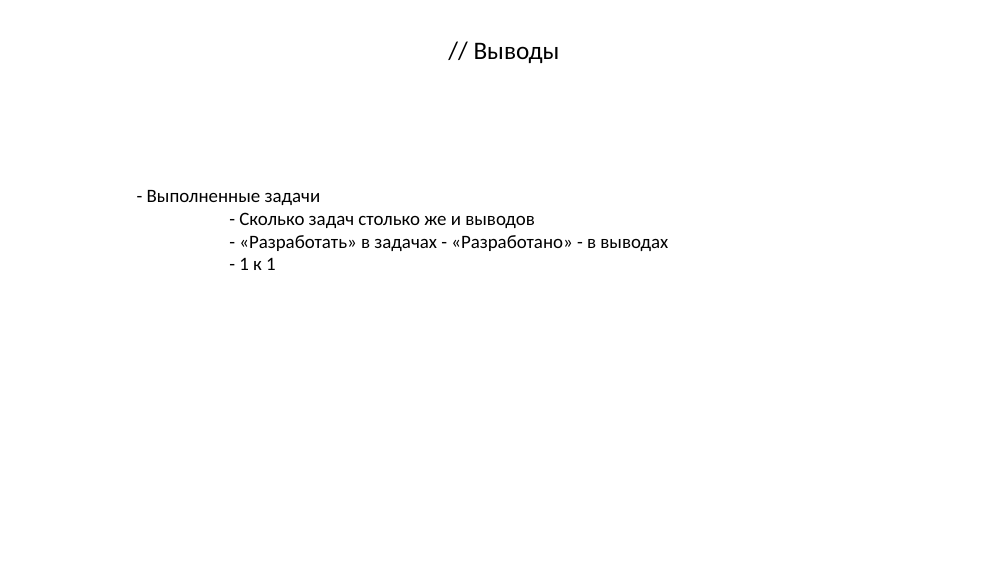
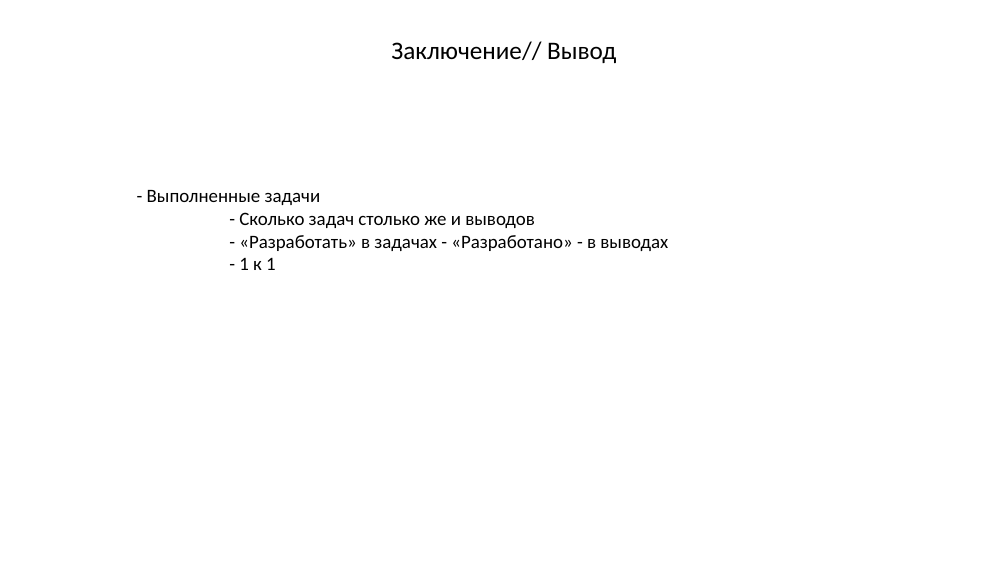
Before and after one commit to Kirmark/bachelor-qualification-work, a slide deck: slide 12 of presentation/presentation.pptx (slide 10 before the commit). Drawn at 1008x567 pixels with LibreOffice and Linux fonts; fonts in the diff are those of the drawing. Boxes give left, top, right and bottom in pixels: in the first picture for what was removed or moved away, otherwise in the second. Text is boxed around its words. In the diff, an @@ line names an element or a change of style, - is before the commit and + after.

```diff
--- a/presentation/presentation.pptx
+++ b/presentation/presentation.pptx
@@ subtitle at (391,41,616,63): text changed @@
-// Выводы
+Заключение// Вывод
```
Also in this commit, not shown: 6 other slides changed, 4 slides added, 2 slides removed, 31 other files.
